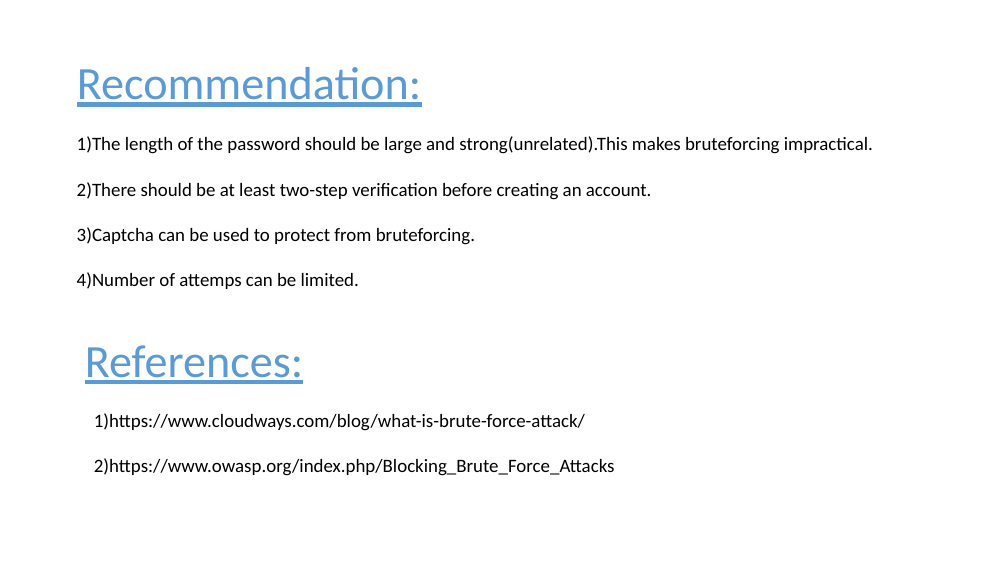
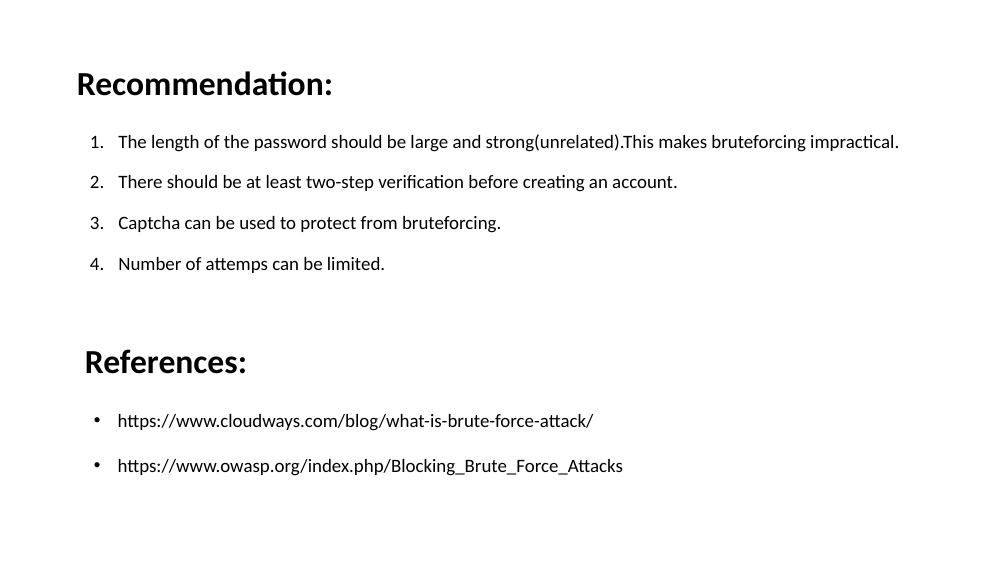
Before and after one commit to RocktimRajkumar/CEH-hack-a-thon, a slide deck: slide 58 of reports/Lifestyle Store/LifeStyle Store Application Reports.pptx (slide 57 before the commit). Drawn at 1008x567 pixels with LibreOffice and Linux fonts; fonts in the diff are those of the drawing. Boxes give left, top, right and bottom in pixels: in the first picture for what was removed or moved away, otherwise in the second. Text is boxed around its words. In the diff, an @@ line names an element or a change of style, - is before the commit and + after.

Commit message:
reports: Rate Limit Flaws ppt done

```diff
--- a/reports/Lifestyle Store/LifeStyle Store Application Reports.pptx
+++ b/reports/Lifestyle Store/LifeStyle Store Application Reports.pptx
@@ title "Recommendation:" at (77,71,333,96): size 44 to 32 pt, text colour #5B9BD5 to #000000, bold on, underline off @@
@@ text at (118,134,899,273): text changed @@
-1)The length of the password should be large and strong(unrelated).This makes bruteforcing impractical.
-2)There should be at least two-step verification before creating an account.
-3)Captcha can be used to protect from bruteforcing.
-4)Number of attemps can be limited.
+1. The length of the password should be large and strong(unrelated).This makes bruteforcing impractical.
+2. There should be at least two-step verification before creating an account.
+3. Captcha can be used to protect from bruteforcing.
+4. Number of attemps can be limited.
@@ text "References:" at (85,349,247,374): size 44 to 32 pt, text colour #5B9BD5 to #000000, bold on, underline off @@
@@ text at (118,414,623,476): text changed @@
-1)https://www.cloudways.com/blog/what-is-brute-force-attack/
-2)https://www.owasp.org/index.php/Blocking_Brute_Force_Attacks
+• https://www.cloudways.com/blog/what-is-brute-force-attack/
+• https://www.owasp.org/index.php/Blocking_Brute_Force_Attacks
```
Also in this commit, not shown: 4 other slides changed, 2 slides added, 1 slide removed.
